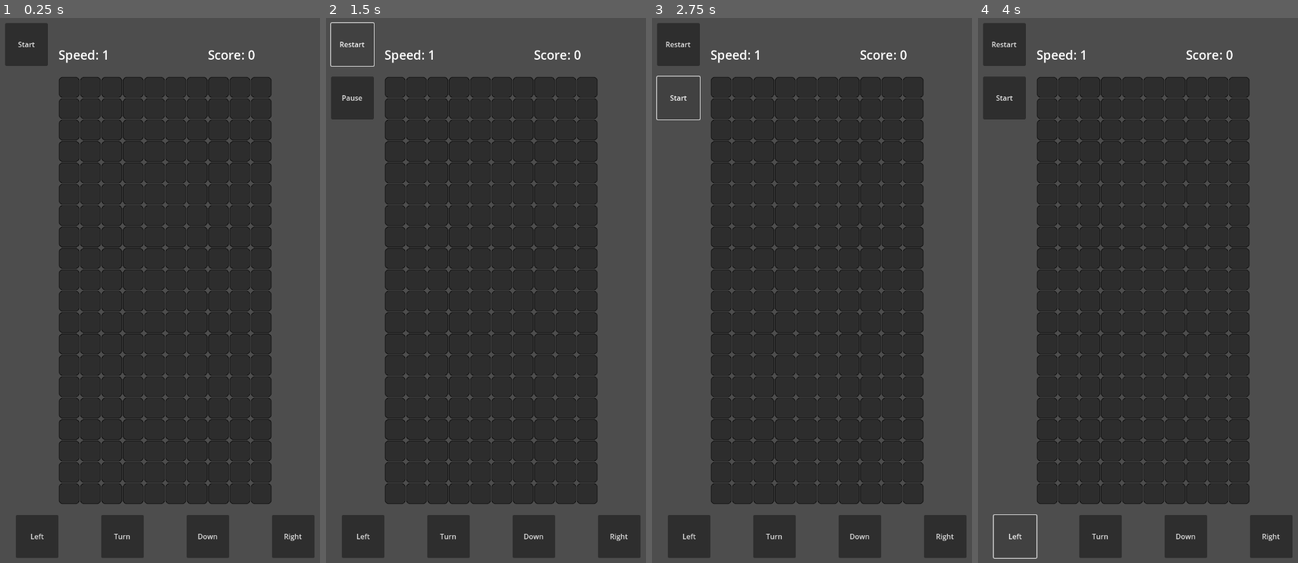
Above: before the commit, frames 1-4 (left to right).
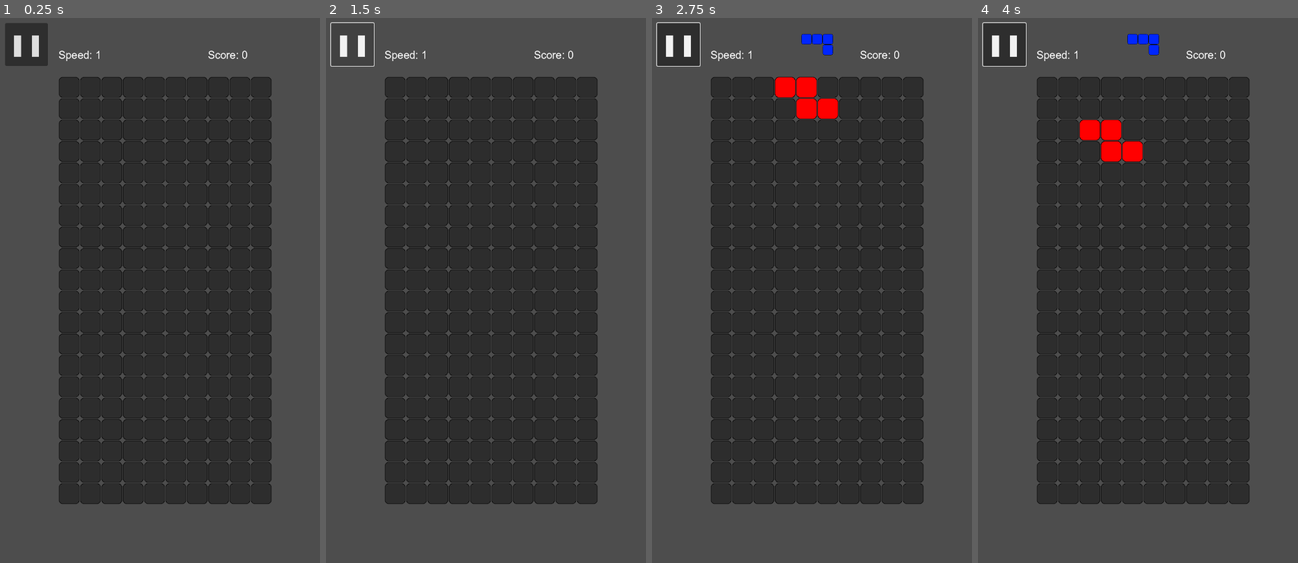
Above: after the commit, the same moments.

Repository: Boyquotes/Godot-tetris-3
Game: Godot game, scene res://Main.tscn
Same seed, same stepped clock (60 frames per second), same inputs: the game is played once before the commit and once after it.
Inputs (mouse positions are in pixels of both pictures, inside the frame that each line leads up to; where the layout moved, square brackets give the same spot in the first picture):
- Up to frame 1 (0.25 s): no input
- Up to frame 2 (1.5 s): click "Start" (after the commit: "❚❚") at 0.5 s; click "Restart" (after the commit: "▶") at 1.25 s
- Up to frame 3 (2.75 s): click (677, 99) at 2 s, where only the run before the commit has a clickable "Pause"
- Up to frame 4 (4 s): click (1144, 535) [1186, 535] at 2.75 s; click (1026, 290) [1016, 535] at 3.5 s

The runs differ from the first frame. In frame 1, 4.5% of the frame differs, in the area x 4-99%, y 3-99%; in frame 2, 5.6%; in frame 3, 5.9%; in frame 4, 6.0%, in the area x 1-99%, y 0-100%.

Commit message:
Added name field

Diff:
--- a/Main.gd
+++ b/Main.gd
@@ -41,6 +41,7 @@
 
 var speed
 var no_pause
+var game_over
 
 var score
 
@@ -53,8 +54,14 @@
 var next_tetromino
 
 func _on_ready():
+	init()
+
+	restart()
+
+func init():
 	speed = 1
 	no_pause = false
+	game_over = true
 
 	$GameTimer.wait_time = speed
 	$PressedTimer.wait_time = pressed_timer_speed
@@ -78,16 +85,11 @@
 
 	change_interface_size()
 
-	$ScoreLable.text = "Score: " + str(score)
-	$SpeedLable.text = "Speed: " + str(snapped(1 / speed, 0.001))
-
-	$PauseButton.visible = false
 	$GameOverPanel.visible = false
 
 func change_interface_size():
 	const intrface_width = 16
 	const intrface_height = 26
-	const button_size = 2
 
 	var window_size = get_viewport().size
 	var window_center = Vector2(window_size.x / 2, window_size.y / 2)
@@ -98,37 +100,53 @@
 	$GameField.scale *= interface_scale
 
 	$SpeedLable.position = Vector2(window_center.x - cell_size * interface_scale * 5, window_center.y - cell_size * interface_scale * 11.5)
-	$SpeedLable.size = Vector2(cell_size * interface_scale * button_size, cell_size * interface_scale * button_size / 2)
+	$SpeedLable.size = Vector2(cell_size * interface_scale * 2, cell_size * interface_scale)
+	$SpeedLable.add_theme_font_size_override("font_size", cell_size * interface_scale / 2)
 
 	$ScoreLable.position = Vector2(window_center.x + cell_size * interface_scale * 2, window_center.y - cell_size * interface_scale * 11.5)
-	$ScoreLable.size = Vector2(cell_size * interface_scale * button_size, cell_size * interface_scale * button_size / 2)
-
-	$NextTetrominoPicture.position = Vector2(window_center.x - cell_size * interface_scale * button_size / 2, window_center.y - cell_size * interface_scale * (intrface_height - 1) / 2)
-	$NextTetrominoPicture.size = Vector2(cell_size * interface_scale * button_size, cell_size * interface_scale * button_size)
+	$ScoreLable.size = Vector2(cell_size * interface_scale * 2, cell_size * interface_scale)
+	$ScoreLable.add_theme_font_size_override("font_size", cell_size * interface_scale / 2)
+
+	$NextTetrominoPicture.position = Vector2(window_center.x - cell_size * interface_scale, window_center.y - cell_size * interface_scale * (intrface_height - 1) / 2)
+	$NextTetrominoPicture.size = Vector2(cell_size * interface_scale * 2, cell_size * interface_scale * 2)
 
 	$StartButton.position = Vector2(window_center.x - cell_size * interface_scale * (intrface_width - 1) / 2, window_center.y - cell_size * interface_scale * (intrface_height - 1) / 2)
-	$StartButton.size = Vector2(cell_size * interface_scale * button_size, cell_size * interface_scale * button_size)
-
-	$PauseButton.position = Vector2(window_center.x - cell_size * interface_scale * (intrface_width - 1) / 2, window_center.y - cell_size * interface_scale * ((intrface_height - 1) / 2 - button_size))
-	$PauseButton.size = Vector2(cell_size * interface_scale * button_size, cell_size * interface_scale * button_size)
-
-	$LeftButton.position = Vector2(window_center.x - cell_size * interface_scale * 7, window_center.y + cell_size * interface_scale * 10.5)
-	$LeftButton.size = Vector2(cell_size * interface_scale * button_size, cell_size * interface_scale * button_size)
-
-	$TurnButton.position = Vector2(window_center.x - cell_size * interface_scale * 3, window_center.y + cell_size * interface_scale * 10.5)
-	$TurnButton.size = Vector2(cell_size * interface_scale * button_size, cell_size * interface_scale * button_size)
-
-	$DownButton.position = Vector2(window_center.x + cell_size * interface_scale, window_center.y + cell_size * interface_scale * 10.5)
-	$DownButton.size = Vector2(cell_size * interface_scale * button_size, cell_size * interface_scale * button_size)
-
-	$RightButton.position = Vector2(window_center.x + cell_size * interface_scale * 5, window_center.y + cell_size * interface_scale * 10.5)
-	$RightButton.size = Vector2(cell_size * interface_scale * button_size, cell_size * interface_scale * button_size)
-
-	$GameOverPanel.position = Vector2(window_center.x - cell_size * interface_scale * 2, window_center.y - cell_size * interface_scale * 2)
-	$GameOverPanel.size = Vector2(cell_size * interface_scale * 4, cell_size * interface_scale * 4)
+	$StartButton.size = Vector2(cell_size * interface_scale * 2, cell_size * interface_scale * 2)
+	$StartButton.add_theme_font_size_override("font_size", cell_size * interface_scale)
+
+	$LeftButton.position = Vector2(window_center.x - cell_size * interface_scale * 8, window_center.y - cell_size * interface_scale * 10)
+	$LeftButton.size = Vector2(cell_size * interface_scale * 5, cell_size * interface_scale * 20)
+	$LeftButton.add_theme_font_size_override("font_size", cell_size * interface_scale)
+
+	$TurnButton.position = Vector2(window_center.x - cell_size * interface_scale * 3, window_center.y - cell_size * interface_scale * 10)
+	$TurnButton.size = Vector2(cell_size * interface_scale * 6, cell_size * interface_scale * 20)
+	$TurnButton.add_theme_font_size_override("font_size", cell_size * interface_scale)
+
+	$RightButton.position = Vector2(window_center.x + cell_size * interface_scale * 3, window_center.y - cell_size * interface_scale * 10)
+	$RightButton.size = Vector2(cell_size * interface_scale * 5, cell_size * interface_scale * 20)
+	$RightButton.add_theme_font_size_override("font_size", cell_size * interface_scale)
+
+	$DownButton.position = Vector2(window_center.x - cell_size * interface_scale * 8, window_center.y + cell_size * interface_scale * 10)
+	$DownButton.size = Vector2(cell_size * interface_scale * 16, cell_size * interface_scale * 3)
+	$DownButton.add_theme_font_size_override("font_size", cell_size * interface_scale)
+
+	$GameOverPanel.position = Vector2(window_center.x - cell_size * interface_scale * 3, window_center.y - cell_size * interface_scale * 8)
+	$GameOverPanel.size = Vector2(cell_size * interface_scale * 6, cell_size * interface_scale * 4)
 
 	$GameOverPanel/GameOverLable.position = Vector2(0, 0)
-	$GameOverPanel/GameOverLable.size = Vector2(cell_size * interface_scale * 4, cell_size * interface_scale * 4)
+	$GameOverPanel/GameOverLable.size = Vector2(cell_size * interface_scale * 6, cell_size * interface_scale * 4)
+	$GameOverPanel/GameOverLable.add_theme_font_size_override("font_size", cell_size * interface_scale)
+
+	$GameOverPanel/InputPanel.position = Vector2(0, cell_size * interface_scale * 6)
+	$GameOverPanel/InputPanel.size = Vector2(cell_size * interface_scale * 6, cell_size * interface_scale * 4)
+
+	$GameOverPanel/InputPanel/InputText.position = Vector2(cell_size * interface_scale * 0.5, cell_size * interface_scale)
+	$GameOverPanel/InputPanel/InputText.size = Vector2(cell_size * interface_scale * 5, cell_size * interface_scale * 1)
+	$GameOverPanel/InputPanel/InputText.add_theme_font_size_override("font_size", cell_size * interface_scale * 0.5)
+
+	$GameOverPanel/InputPanel/InputButton.position = Vector2(cell_size * interface_scale * 2, cell_size * interface_scale * 2.5)
+	$GameOverPanel/InputPanel/InputButton.size = Vector2(cell_size * interface_scale * 2, cell_size * interface_scale)
+	$GameOverPanel/InputPanel/InputButton.add_theme_font_size_override("font_size", cell_size * interface_scale * 0.5)
 
 func _on_game_timer_timeout():
 	if blocks == []:
@@ -179,13 +197,13 @@
 	for fallen_block in fallen_blocks:
 		fallen_block.queue_free()
 
-	_on_ready()
-
-	$PauseButton.visible = true
-
-	$StartButton.text = "Restart"
+	init()
+
+	$StartButton.text = "❚❚"
 
 	no_pause = true
+	game_over = false
+
 	$GameTimer.start()
 	$PressedTimer.start()
 
@@ -194,13 +212,13 @@
 		no_pause = true
 		$GameTimer.start()
 		$PressedTimer.start()
-		$PauseButton.text = "Pause"
+		$StartButton.text = "❚❚"
 
 	else:
 		no_pause = false
 		$GameTimer.stop()
 		$PressedTimer.stop()
-		$PauseButton.text = "Start"
+		$StartButton.text = "▶"
 
 func new_tetromino():
 	var new_tetromino
@@ -243,12 +261,14 @@
 func check_game_over():
 	for fallen_block in fallen_blocks:
 		if fallen_block.position.y == -1 * cell_size * (game_field_height / 2 - 1):
-			$PauseButton.visible = false
-			$GameOverPanel.visible = true
-
 			no_pause = false
+			game_over = true
+
 			$GameTimer.stop()
 			$PressedTimer.stop()
+
+			$StartButton.text = "▶"
+			$GameOverPanel.visible = true
 
 func check_filled_lines():
 	var last_blocks_coords_y = []
@@ -393,10 +413,10 @@
 	return true
 
 func _on_start_button_pressed():
-	restart()
-
-func _on_pause_button_pressed():
-	pause()
+	if game_over:
+		restart()
+	else:
+		pause()
 
 func _on_turn_button_pressed():
 	if blocks != [] and no_pause:
@@ -445,3 +465,10 @@
 
 		if Input.is_action_just_pressed("right"):
 			move_right()
+
+func _on_input_button_pressed():
+	var name = $GameOverPanel/InputPanel/InputText.text
+	if name != '':
+		print(name)
+
+	restart()
--- a/Main.tscn
+++ b/Main.tscn
@@ -1,7 +1,8 @@
-[gd_scene load_steps=3 format=3 uid="uid://d0udvysmco4v1"]
+[gd_scene load_steps=4 format=3 uid="uid://d0udvysmco4v1"]
 
 [ext_resource type="Script" path="res://Main.gd" id="1_p8eam"]
 [ext_resource type="Texture2D" uid="uid://ce0dno78ktfes" path="res://assets/GameField.png" id="2_4wlev"]
+[ext_resource type="FontFile" uid="uid://ddkqnkr4iu2om" path="res://assets/fonts/arial.ttf" id="3_epia2"]
 
 [node name="Node2D" type="Node2D"]
 script = ExtResource("1_p8eam")
@@ -15,23 +16,45 @@
 scale = Vector2(0.75, 0.75)
 texture = ExtResource("2_4wlev")
 
-[node name="SpeedLable" type="Label" parent="."]
-offset_left = 192.0
-offset_top = 72.0
-offset_right = 288.0
+[node name="StartButton" type="Button" parent="."]
+offset_left = 24.0
+offset_top = 24.0
+offset_right = 120.0
 offset_bottom = 120.0
-theme_type_variation = &"HeaderLarge"
-text = "Speed: 1"
-vertical_alignment = 1
+theme_override_fonts/font = ExtResource("3_epia2")
+text = "▶"
 
-[node name="ScoreLable" type="Label" parent="."]
-offset_left = 480.0
-offset_top = 72.0
-offset_right = 576.0
-offset_bottom = 120.0
-theme_type_variation = &"HeaderLarge"
-text = "Score: 0"
-vertical_alignment = 1
+[node name="DownButton" type="Button" parent="."]
+offset_left = -1.0
+offset_top = 1101.0
+offset_right = 768.0
+offset_bottom = 1246.0
+focus_mode = 0
+flat = true
+
+[node name="LeftButton" type="Button" parent="."]
+offset_left = 1.0
+offset_top = 146.0
+offset_right = 234.0
+offset_bottom = 1102.0
+focus_mode = 0
+flat = true
+
+[node name="RightButton" type="Button" parent="."]
+offset_left = 532.0
+offset_top = 148.0
+offset_right = 770.0
+offset_bottom = 1101.0
+focus_mode = 0
+flat = true
+
+[node name="TurnButton" type="Button" parent="."]
+offset_left = 238.0
+offset_top = 143.0
+offset_right = 530.0
+offset_bottom = 1104.0
+focus_mode = 0
+flat = true
 
 [node name="NextTetrominoPicture" type="TextureRect" parent="."]
 offset_left = 336.0
@@ -40,73 +63,75 @@
 offset_bottom = 120.0
 expand_mode = 1
 
-[node name="StartButton" type="Button" parent="."]
-offset_left = 24.0
-offset_top = 24.0
-offset_right = 120.0
+[node name="ScoreLable" type="Label" parent="."]
+offset_left = 480.0
+offset_top = 72.0
+offset_right = 573.0
 offset_bottom = 120.0
-text = "Start"
+theme_override_fonts/font = ExtResource("3_epia2")
+text = "Score: 0"
+vertical_alignment = 1
 
-[node name="PauseButton" type="Button" parent="."]
-offset_left = 17.0
-offset_top = 162.0
-offset_right = 113.0
-offset_bottom = 271.0
-text = "Pause"
-
-[node name="LeftButton" type="Button" parent="."]
-offset_left = 44.0
-offset_top = 1114.0
-offset_right = 140.0
-offset_bottom = 1210.0
-text = "Left
-"
-
-[node name="TurnButton" type="Button" parent="."]
-offset_left = 236.0
-offset_top = 1114.0
-offset_right = 332.0
-offset_bottom = 1210.0
-text = "Turn"
-
-[node name="DownButton" type="Button" parent="."]
-offset_left = 433.0
-offset_top = 1116.0
-offset_right = 529.0
-offset_bottom = 1212.0
-text = "Down"
-
-[node name="RightButton" type="Button" parent="."]
-offset_left = 626.0
-offset_top = 1117.0
-offset_right = 722.0
-offset_bottom = 1213.0
-text = "Right"
+[node name="SpeedLable" type="Label" parent="."]
+offset_left = 192.0
+offset_top = 72.0
+offset_right = 288.0
+offset_bottom = 120.0
+theme_override_fonts/font = ExtResource("3_epia2")
+text = "Speed: 1"
+vertical_alignment = 1
 
 [node name="GameOverPanel" type="Panel" parent="."]
-offset_left = 288.0
-offset_top = 528.0
-offset_right = 480.0
-offset_bottom = 720.0
+offset_left = 241.0
+offset_top = 338.0
+offset_right = 529.0
+offset_bottom = 529.0
 
 [node name="GameOverLable" type="Label" parent="GameOverPanel"]
 layout_mode = 0
-offset_right = 192.0
-offset_bottom = 192.0
-theme_type_variation = &"HeaderLarge"
-text = "GAME OVER"
+offset_left = 4.0
+offset_top = -3.0
+offset_right = 295.0
+offset_bottom = 189.0
+theme_override_fonts/font = ExtResource("3_epia2")
+text = "GAME
+OVER"
 horizontal_alignment = 1
 vertical_alignment = 1
+
+[node name="InputPanel" type="Panel" parent="GameOverPanel"]
+offset_left = -2.0
+offset_top = 286.0
+offset_right = 292.0
+offset_bottom = 477.0
+
+[node name="InputText" type="TextEdit" parent="GameOverPanel/InputPanel"]
+layout_mode = 0
+offset_left = 33.0
+offset_top = 45.0
+offset_right = 265.0
+offset_bottom = 94.0
+theme_override_fonts/font = ExtResource("3_epia2")
+placeholder_text = "Input name"
+
+[node name="InputButton" type="Button" parent="GameOverPanel/InputPanel"]
+layout_mode = 0
+offset_left = 96.0
+offset_top = 123.0
+offset_right = 195.0
+offset_bottom = 173.0
+theme_override_fonts/font = ExtResource("3_epia2")
+text = "OK"
 
 [connection signal="ready" from="." to="." method="_on_ready"]
 [connection signal="timeout" from="GameTimer" to="." method="_on_game_timer_timeout"]
 [connection signal="timeout" from="PressedTimer" to="." method="_on_pressed_timer_timeout"]
 [connection signal="pressed" from="StartButton" to="." method="_on_start_button_pressed"]
-[connection signal="pressed" from="PauseButton" to="." method="_on_pause_button_pressed"]
+[connection signal="button_down" from="DownButton" to="." method="_on_down_button_button_down"]
+[connection signal="button_up" from="DownButton" to="." method="_on_down_button_button_up"]
 [connection signal="button_down" from="LeftButton" to="." method="_on_left_button_button_down"]
 [connection signal="button_up" from="LeftButton" to="." method="_on_left_button_button_up"]
-[connection signal="pressed" from="TurnButton" to="." method="_on_turn_button_pressed"]
-[connection signal="button_down" from="DownButton" to="." method="_on_down_button_button_down"]
-[connection signal="button_up" from="DownButton" to="." method="_on_down_button_button_up"]
 [connection signal="button_down" from="RightButton" to="." method="_on_right_button_button_down"]
 [connection signal="button_up" from="RightButton" to="." method="_on_right_button_button_up"]
+[connection signal="pressed" from="TurnButton" to="." method="_on_turn_button_pressed"]
+[connection signal="pressed" from="GameOverPanel/InputPanel/InputButton" to="." method="_on_input_button_pressed"]
--- a/project.godot
+++ b/project.godot
@@ -53,11 +53,13 @@
 , Object(InputEventKey,"resource_local_to_scene":false,"resource_name":"","device":-1,"window_id":0,"alt_pressed":false,"shift_pressed":false,"ctrl_pressed":false,"meta_pressed":false,"pressed":false,"keycode":0,"physical_keycode":4194321,"key_label":0,"unicode":0,"echo":false,"script":null)
 ]
 }
-d={
+Click={
 "deadzone": 0.5,
-"events": []
+"events": [null, Object(InputEventMouseButton,"resource_local_to_scene":false,"resource_name":"","device":-1,"window_id":0,"alt_pressed":false,"shift_pressed":false,"ctrl_pressed":false,"meta_pressed":false,"button_mask":0,"position":Vector2(0, 0),"global_position":Vector2(0, 0),"factor":1.0,"button_index":1,"pressed":false,"double_click":false,"script":null)
+]
 }
 
 [rendering]
 
+renderer/rendering_method="gl_compatibility"
 textures/vram_compression/import_etc2_astc=true
Binary file added: assets/fonts/arial.ttf
Not shown, added: assets/fonts/arial.ttf.import
Not shown, added: export_presets.cfg
